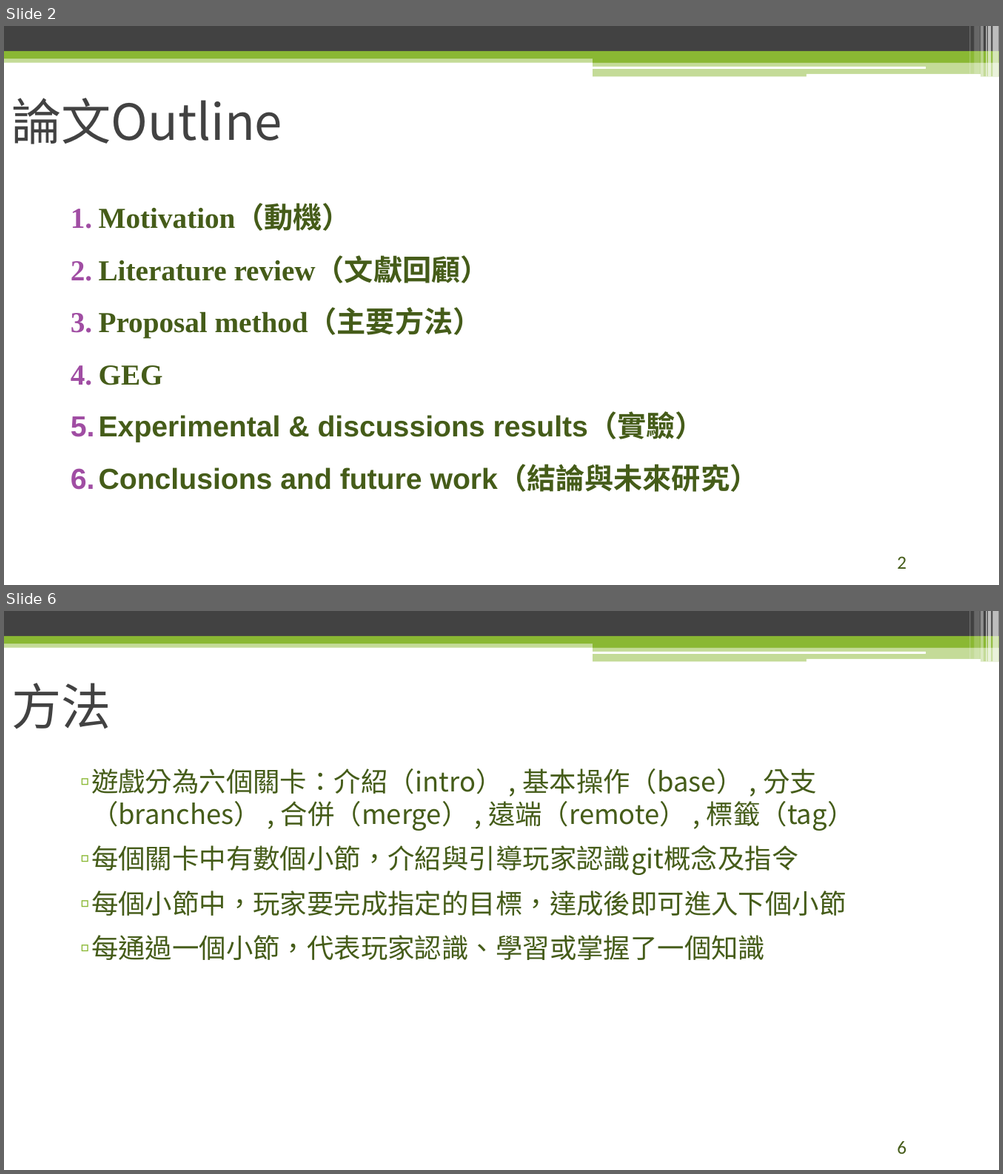
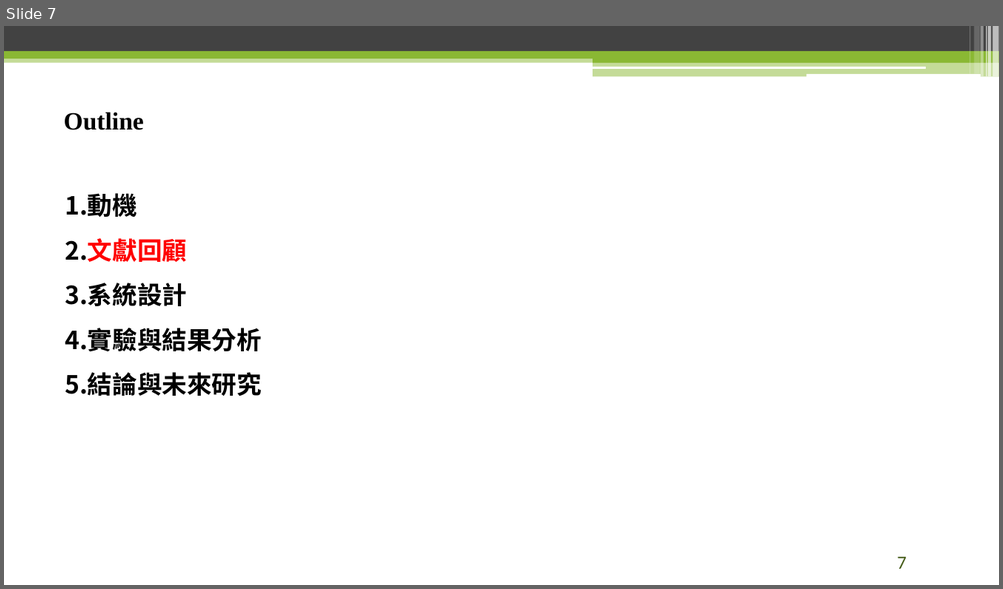
Before and after one commit to raknza/Master-Thesis, a slide deck: 論文口試.pptx. Shown one above the other, each under a label of ours: slides 2 and 6 before the commit, slide 7 after it; the slides between them are not shown. The pictures are 1003x1174 and 1003x589 pixels, drawn with LibreOffice and Linux fonts; fonts in the diff are those of the drawing; background and template pictures are left out. Boxes give left, top, right and bottom in pixels: in the first picture for what was removed or moved away, otherwise in the second. Text is boxed around its words. In the diff, an @@ line names an element or a change of style, - is before the commit and + after.

```diff
--- a/論文口試.pptx
+++ b/論文口試.pptx
@@ slide 6 removed at (x1=4, y1=611, x2=999, y2=1170), background #FFFFFF; not listed: 13 template elements that a slide beside it also shows @@
@@ title removed at (x1=11, y1=683, x2=111, y2=729) @@
-方法
@@ text removed at (x1=91, y1=769, x2=854, y2=960) @@
-  ▫ 遊戲分為六個關卡：介紹（intro） , 基本操作（base） , 分支（branches） , 合併（merge） , 遠端（remote） , 標籤（tag）
-  ▫ 每個關卡中有數個小節，介紹與引導玩家認識git概念及指令
-  ▫ 每個小節中，玩家要完成指定的目標，達成後即可進入下個小節
-  ▫ 每通過一個小節，代表玩家認識、學習或掌握了一個知識
@@ page number removed at (x1=896, y1=1142, x2=906, y2=1154) @@
-6
@@ what was slide 2 is now slide 7 @@
@@ slide 7 changed as well @@
@@ title at (x1=64, y1=112, x2=144, y2=130): text changed; size 48 to 24 pt; font Noto Sans CJK SC to Times New Roman; text colour #424242 to #000000; bold on @@
-論文Outline
+Outline
@@ text at (x1=65, y1=193, x2=262, y2=396): text changed; size 28 to 24 pt; font Arial to Calibri; text colour #455C19 to #000000 @@
-1. Motivation（動機）
-2. Literature review（文獻回顧）
-3. Proposal method（主要方法）
-4. GEG
-5. Experimental & discussions results（實驗）
-6. Conclusions and future work（結論與未來研究）
+1. 動機
+2. 文獻回顧
+3. 系統設計
+4. 實驗與結果分析
+5. 結論與未來研究
@@ page number at (x1=896, y1=557, x2=906, y2=569): text changed @@
-2
+7
```
Also in this commit, not shown: 1 other slide changed, 25 slides added, 11 other slides removed, 17 other files.
